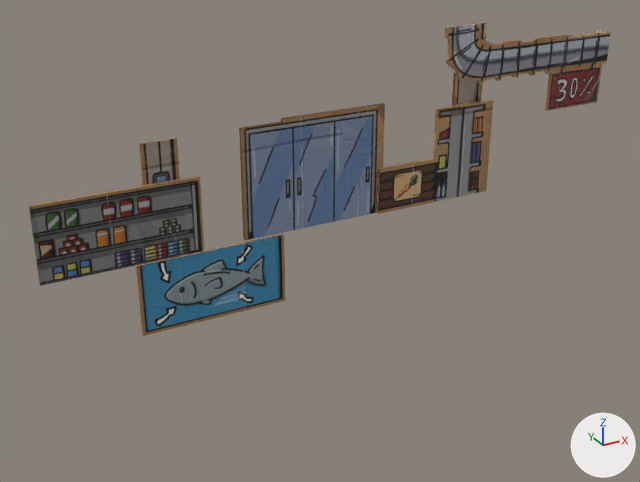
Before and after pictures for a commit that changed the FBX model HelpingHand_Unity/Assets/Models/BackgoundsProps/BG_Market_VF.fbx.
The view is the same before and after, from a 50 mm camera at (-7.5, -8.36, 6.31) aimed at (-0.66, 4.08, 0.09). The axes (+X, +Y, +Z) are drawn at lower right. The lights are the same throughout. The first picture is the older version. Where no turn or scale is listed for an object, it has been applied to the vertices.

The scene before the commit, as lines of its bpy script (objects in view):
```python
me_cube_027 = bpy.data.meshes.new('Cube.027')
me_cube_027.from_pydata(...)  # 140 vertices, 76 faces; spans x -5.47..5.47, y -0.03..0.03, z 0.17..3.29
me_cube_027.materials.append(mat_market_001)
me_cube_033 = bpy.data.meshes.new('Cube.033')
me_cube_033.from_pydata(...)  # 70 vertices, 20 faces; spans x -3.78..2.53, y -0.03..0.03, z 0.17..3.29
me_cube_033.materials.append(mat_market)
me_cube_037 = bpy.data.meshes.new('Cube.037')
me_cube_037.from_pydata(...)  # 8 vertices, 6 faces; spans x -3.99..-1.43, y 0.0..0.07, z 2.06..3.29
me_cube_037.materials.append(mat_market_001)
ob_cube_007 = bpy.data.objects.new('Cube.007', me_cube_027)
ob_cube_007.location = (0.0, 3.87, 0.31)
ob_cube_018 = bpy.data.objects.new('Cube.018', me_cube_037)
ob_cube_018.location = (0.0, 3.91, -2.86)
ob_cube_022 = bpy.data.objects.new('Cube.022', me_cube_033)
ob_cube_022.location = (0.0, 3.93, 0.31)
```
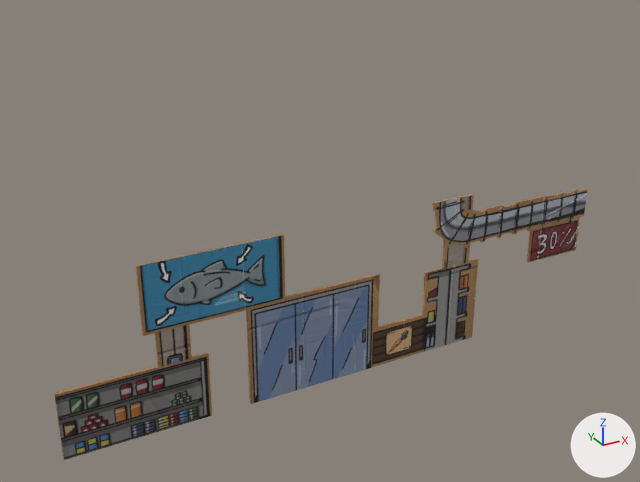
Pixel boxes [x1, y1, x2, y2] of what changed, in the pictures (640 x 482 px):
'Cube.007', moved: before [28, 24, 611, 286]; after [54, 188, 587, 460]
'Cube.022', moved: before [139, 22, 487, 240]; after [155, 194, 474, 404]

What the commit changed:
Object 'Cube.007' (ob_cube_007) moves from (0.0, 3.87, 0.31) to (0.0, 3.94, -2.86).
Object 'Cube.022' (ob_cube_022) moves from (0.0, 3.93, 0.31) to (0.0, 3.93, -2.86).
